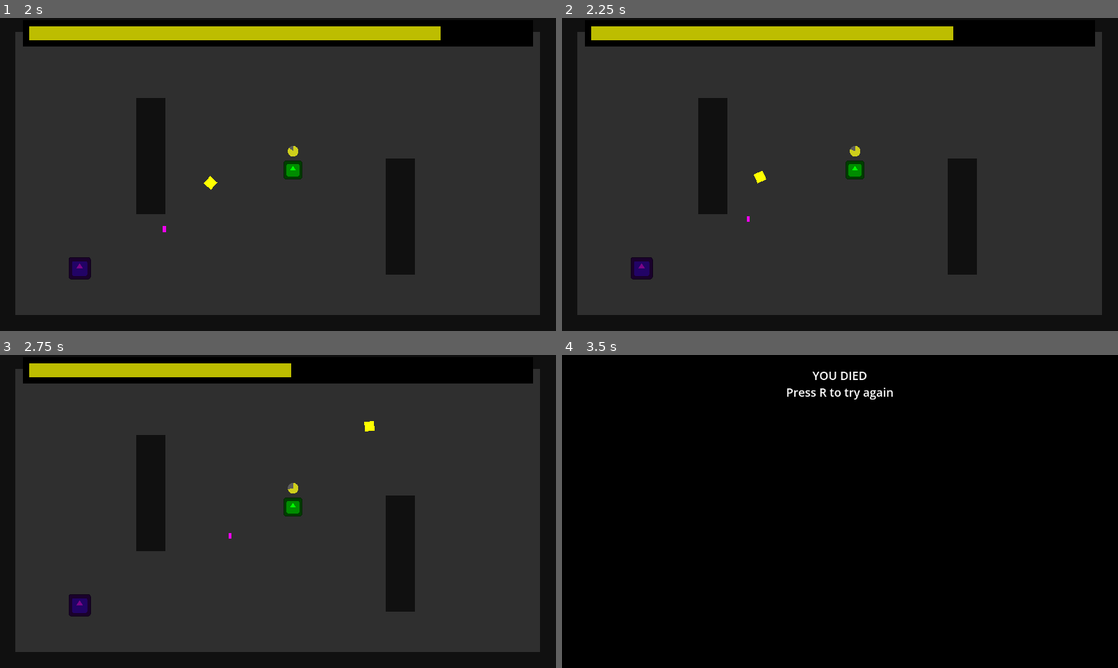
Above: before the commit, frames 1-4 (two rows, left to right).
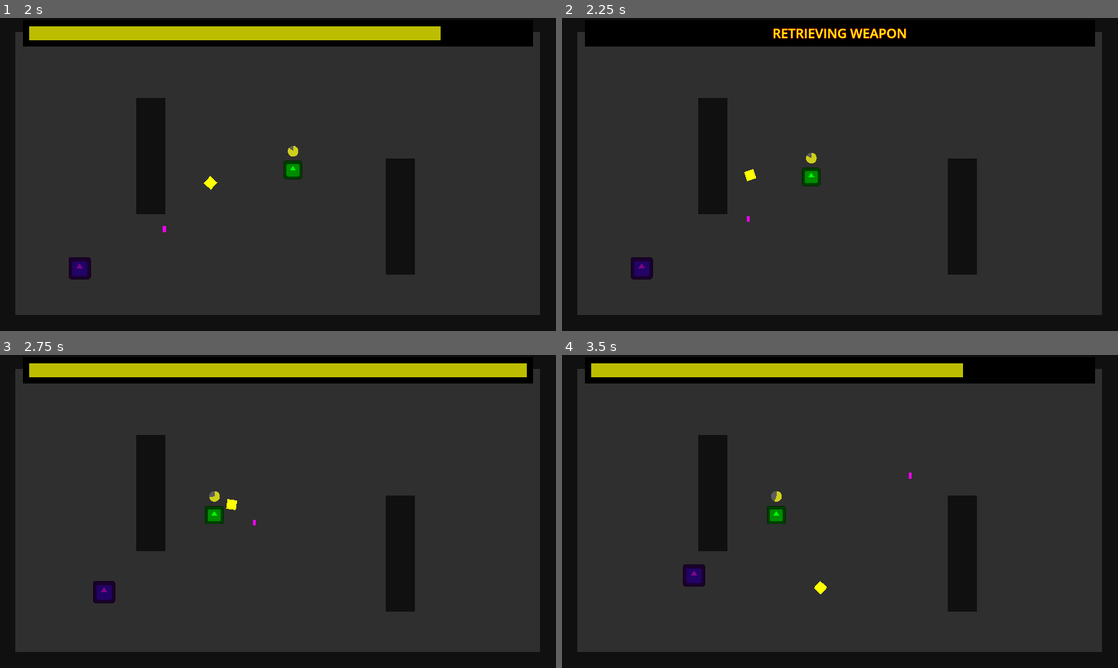
Above: after the commit, the same moments.

Repository: DeepRestGames/pirate-software-game-jam-16
Game: Godot game, scene res://Scenes/Tests/TestRangedEnemies_MainScene.tscn
The game is run twice, just before and just after one commit, with the same random seed, the same clock (stepped at 60 frames per second) and the same inputs. The engine's default icon, where the game draws it, is replaced by a stand-in: a white triangle on a blue panel in a dark square.
Inputs (mouse positions are in pixels of both pictures, inside the frame that each line leads up to):
- Up to frame 1 (2 s): tap Enter at 0.5 s; move the mouse to (400, 158) at 0.52 s; press the mouse at (400, 158) at 0.53 s; move the mouse to (166, 190) at 1.27 s; release the mouse at (166, 190) at 1.28 s; right-click (166, 190) at 1.35 s; click (166, 190) at 1.55 s
- Up to frame 2 (2.25 s): move the mouse to (895, 105) at 2.02 s; press the mouse at (895, 105) at 2.03 s
- Up to frame 3 (2.75 s): no input
- Up to frame 4 (3.5 s): move the mouse to (812, 574) at 2.77 s; release the mouse at (812, 574) at 2.78 s; click (812, 574) at 2.85 s

Frame 1 is identical in both runs. In frame 2, 3.5% of the frame differs, in the area x 5-71%, y 2-54%; in frame 3, 3.1%; in frame 4, 80%, in the area x 2-98%, y 2-95%.

Commit message:
Boomerang now drops with left mouse button click

Diff:
--- a/Scripts/Boomerang.gd
+++ b/Scripts/Boomerang.gd
@@ -38,6 +38,10 @@
 			EventBus.emit_signal("fly_time_update", remaining_fly_time_percentage)
 
 
+func drop_boomerang():
+	remaining_fly_time = 0
+
+
 func disable_boomerang():
 	linear_velocity = Vector2.ZERO
 	process_mode = PROCESS_MODE_DISABLED
--- a/Scripts/MainCharacter.gd
+++ b/Scripts/MainCharacter.gd
@@ -28,7 +28,10 @@
 
 func _input(event: InputEvent) -> void:
 	if event.is_action_pressed("throw_boomerang"):
-		throw_boomerang()
+		if not boomerang_in_hand and not boomerang_on_ground:
+			drop_boomerang()
+		elif boomerang_in_hand:
+			throw_boomerang()
 
 	if event.is_action_pressed("teleport_boomerang"):
 		teleport_boomerang()
@@ -86,10 +89,11 @@
 		teleport_cooldown_progress_bar.show()
 
 
+func drop_boomerang():
+	flying_boomerang.drop_boomerang()
+
+
 func throw_boomerang():
-	if not boomerang_in_hand:
-		return
-
 	boomerang_in_hand = false
 	meelee_boomerang.hide()
 	meelee_boomerang.process_mode = Node.PROCESS_MODE_DISABLED
